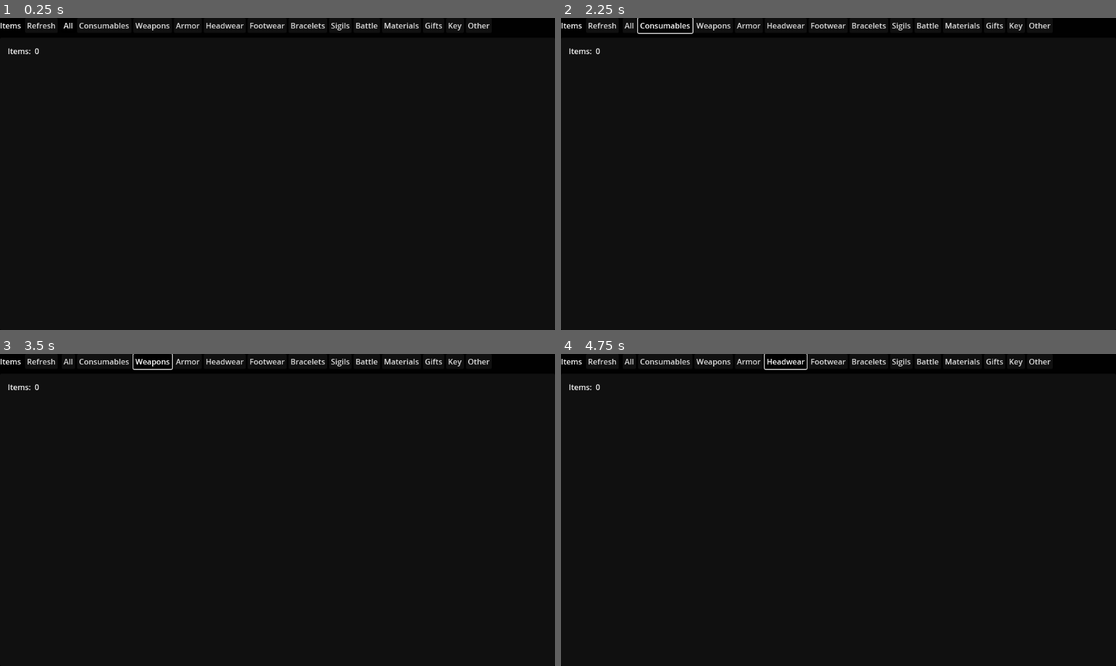
Above: before the commit, frames 1-4 (two rows, left to right).
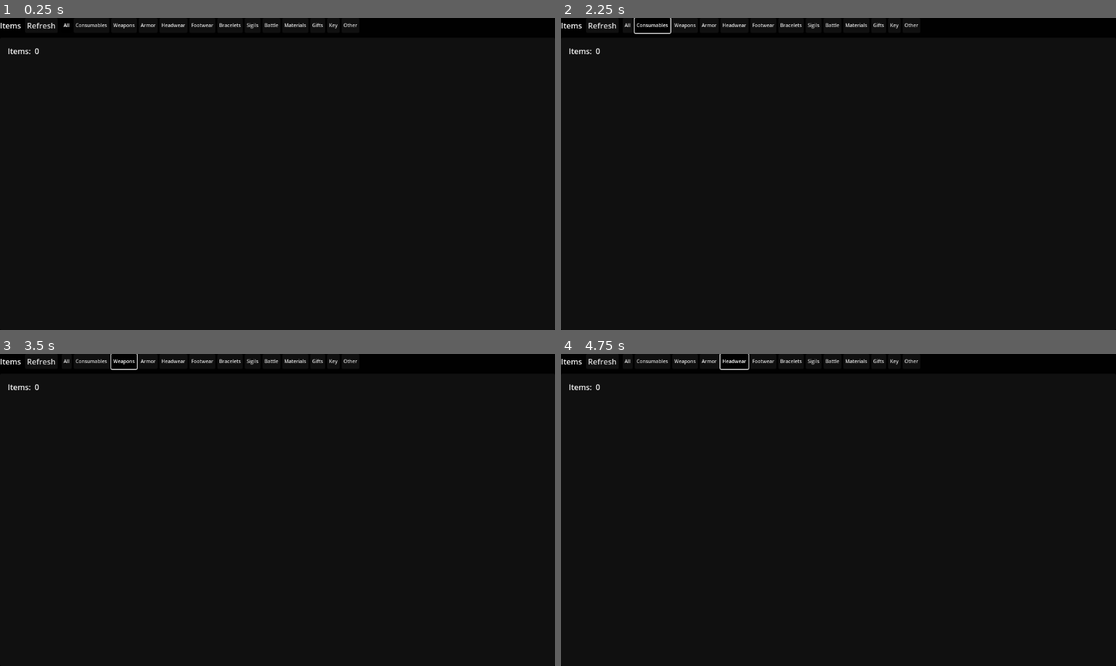
Above: after the commit, the same moments.

Repository: Cristal-Lucina/Psyokin
Game: Godot game, scene res://scenes/main_menu/panels/ItemsPanel.tscn
Two runs of this game, one before a commit and one after it. Both use one fixed random seed, a clock stepped at 60 frames per second and the inputs below. This scene is started directly instead of the project's main scene.
Inputs:
- Up to frame 1 (0.25 s): no input
- Up to frame 2 (2.25 s): click "Refresh" at 0.5 s; click "All" at 1.25 s; click "Consumables" at 2 s
- Up to frame 3 (3.5 s): click "Weapons" at 2.75 s
- Up to frame 4 (4.75 s): click "Armor" at 3.5 s; click "Headwear" at 4.25 s

The runs differ from the first frame. In frame 1, 0.8% of the frame differs, in the area x 11-89%, y 1-5%; in frame 2, 0.9%; in frame 3, 0.9%; in frame 4, 0.9%, in the area x 11-89%, y 0-6%.

Commit message:
Simplify ItemsPanel UI with clickable items and action dialog
- Remove Inspect/Discard buttons from item rows
- Display only item name and quantity (e.g., "Iron Sword  x2")
- Make each item a clickable button
- Clicking an item opens a dialog showing:
  * Item name (title)
  * Quantity
  * Equipment info (who it's equipped to)
  * Inspect button
  * Discard button
  * Cancel button (automatic from AcceptDialog)
- Set category buttons to 10pt font size
- Cleaner, more scannable item list with action dialog on demand

🤖 Generated with [Claude Code](https://claude.com/claude-code)

Co-Authored-By: Claude <noreply@anthropic.com>

Diff:
--- a/scripts/main_menu/panels/ItemsPanel.gd
+++ b/scripts/main_menu/panels/ItemsPanel.gd
@@ -120,6 +120,7 @@
 		var btn := Button.new()
 		btn.text = cat
 		btn.toggle_mode = true
+		btn.add_theme_font_size_override("font_size", 10)
 		btn.set_meta("category", cat)
 		if cat == "All":
 			btn.button_pressed = true  # Start with "All" selected
@@ -212,58 +213,19 @@
 		margin.add_theme_constant_override("margin_bottom", 4)
 		panel.add_child(margin)
 
-		var row := HBoxContainer.new()
-		row.size_flags_horizontal = Control.SIZE_EXPAND_FILL
-		row.add_theme_constant_override("separation", 8)
-		margin.add_child(row)
-
-		var name_lbl := Label.new()
-		name_lbl.size_flags_horizontal = Control.SIZE_EXPAND_FILL
-		name_lbl.horizontal_alignment = HORIZONTAL_ALIGNMENT_LEFT
-		name_lbl.clip_text = false
-		name_lbl.text = nm
-		name_lbl.add_theme_font_size_override("font_size", 10)
-		row.add_child(name_lbl)
-
-		var equip_lbl := Label.new()
-		equip_lbl.horizontal_alignment = HORIZONTAL_ALIGNMENT_LEFT
-		equip_lbl.size_flags_horizontal = Control.SIZE_FILL
-		equip_lbl.clip_text = false
-		equip_lbl.add_theme_font_size_override("font_size", 10)
-		var equip_txt := _equip_string_for(id, def)
-		if equip_txt != "":
-			equip_lbl.text = equip_txt
-		row.add_child(equip_lbl)
-
-		var cat_lbl := Label.new()
-		cat_lbl.horizontal_alignment = HORIZONTAL_ALIGNMENT_LEFT
-		cat_lbl.clip_text = false
-		cat_lbl.text = cat
-		cat_lbl.add_theme_font_size_override("font_size", 10)
-		row.add_child(cat_lbl)
-
-		var qty_lbl := Label.new()
-		qty_lbl.horizontal_alignment = HORIZONTAL_ALIGNMENT_LEFT
-		qty_lbl.clip_text = false
-		qty_lbl.text = "x%d" % qty
-		qty_lbl.add_theme_font_size_override("font_size", 10)
-		row.add_child(qty_lbl)
-
-		var ins_btn := Button.new()
-		ins_btn.text = "Inspect"
-		ins_btn.disabled = (qty <= 0)
-		ins_btn.set_meta("id", id)
-		if not ins_btn.pressed.is_connected(_on_inspect_row):
-			ins_btn.pressed.connect(_on_inspect_row.bind(ins_btn))
-		row.add_child(ins_btn)
-
-		# --- Discard button (new) ---
-		var del_btn := Button.new()
-		del_btn.text = "Discard"
-		del_btn.set_meta("id", id)
-		if not del_btn.pressed.is_connected(_on_discard_row):
-			del_btn.pressed.connect(_on_discard_row.bind(del_btn))
-		row.add_child(del_btn)
+		# Create a clickable button showing item name and quantity
+		var item_btn := Button.new()
+		item_btn.size_flags_horizontal = Control.SIZE_EXPAND_FILL
+		item_btn.alignment = HORIZONTAL_ALIGNMENT_LEFT
+		item_btn.text = "%s  x%d" % [nm, qty]
+		item_btn.add_theme_font_size_override("font_size", 10)
+		item_btn.set_meta("id", id)
+		item_btn.set_meta("def", def)
+		item_btn.set_meta("qty", qty)
+		item_btn.disabled = (qty <= 0)
+		if not item_btn.pressed.is_connected(_on_item_clicked):
+			item_btn.pressed.connect(_on_item_clicked.bind(item_btn))
+		margin.add_child(item_btn)
 
 		_list_box.add_child(panel)
 
@@ -568,6 +530,71 @@
 func _current_category() -> String:
 	return _active_category
 
+func _on_item_clicked(btn: Button) -> void:
+	var id: String = String(btn.get_meta("id"))
+	var def: Dictionary = btn.get_meta("def")
+	var qty: int = int(btn.get_meta("qty"))
+	var nm: String = _display_name(id, def)
+
+	# Create a dialog with item info and action buttons
+	var dlg := AcceptDialog.new()
+	dlg.title = nm
+	dlg.min_size = Vector2(400, 0)
+
+	# Build dialog content
+	var vbox := VBoxContainer.new()
+	vbox.add_theme_constant_override("separation", 8)
+
+	# Show quantity
+	var qty_lbl := Label.new()
+	qty_lbl.text = "Quantity: x%d" % qty
+	qty_lbl.add_theme_font_size_override("font_size", 10)
+	vbox.add_child(qty_lbl)
+
+	# Show equipment info if equipped
+	var equip_txt := _equip_string_for(id, def)
+	if equip_txt != "":
+		var equip_lbl := Label.new()
+		equip_lbl.text = equip_txt
+		equip_lbl.add_theme_font_size_override("font_size", 10)
+		vbox.add_child(equip_lbl)
+
+	# Add button container
+	var btn_row := HBoxContainer.new()
+	btn_row.add_theme_constant_override("separation", 8)
+
+	# Inspect button
+	var inspect_btn := Button.new()
+	inspect_btn.text = "Inspect"
+	inspect_btn.set_meta("id", id)
+	inspect_btn.pressed.connect(func():
+		dlg.hide()
+		_on_inspect_row(inspect_btn)
+	)
+	btn_row.add_child(inspect_btn)
+
+	# Discard button
+	var discard_btn := Button.new()
+	discard_btn.text = "Discard"
+	discard_btn.set_meta("id", id)
+	discard_btn.pressed.connect(func():
+		dlg.hide()
+		_on_discard_row(discard_btn)
+	)
+	btn_row.add_child(discard_btn)
+
+	vbox.add_child(btn_row)
+
+	# Add custom content to dialog
+	dlg.add_child(vbox)
+
+	# Show dialog
+	var host := get_tree().current_scene
+	if host == null:
+		host = get_tree().root
+	host.add_child(dlg)
+	dlg.popup_centered()
+
 func _on_inspect_row(btn: Button) -> void:
 	var id_v: Variant = btn.get_meta("id")
 	var id: String = String(id_v)
